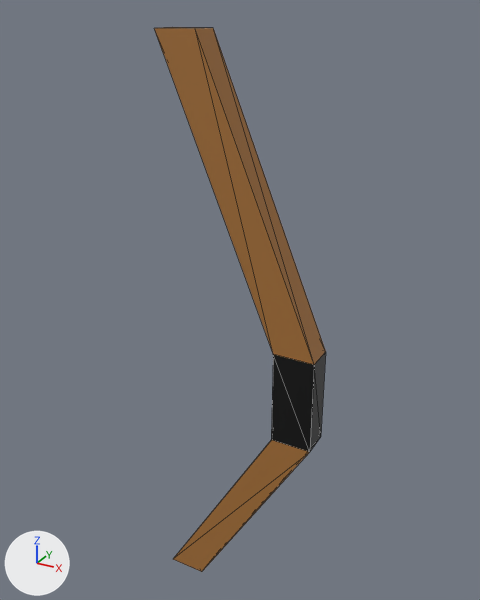
Renders of the glTF model Models/Items/bow.glb from each side of a commit.
Before and after are seen from a 50 mm camera at (1.831, -2.659, 1.791) aimed at (0.316, 0.096, 0.414). The lights are fixed; the arrows at lower left show +X, +Y and +Z. The older version comes first. Mesh edges are drawn as thin lines. Where no turn or scale is listed for an object, it has been applied to the vertices. Vertices at exactly the same position are counted once.

Objects in the first picture: 'a'.
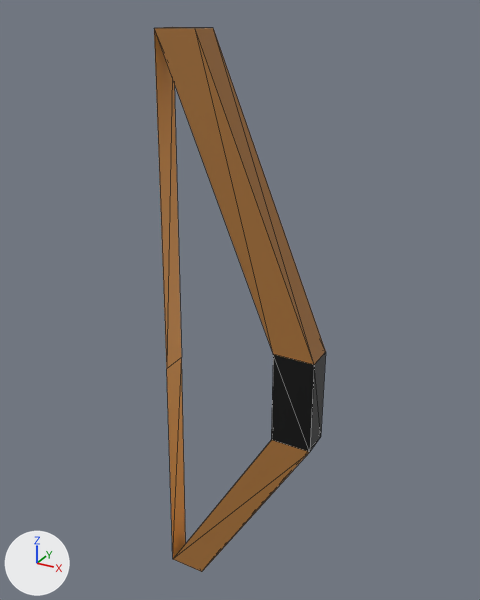
The change, as JSON lines over the scene's bpy script:
```json
{"op": "add", "block": "mat_material_002", "code": ["mat_material_002 = principled_material('Material.002')", "mat_material_002.base_color = (0.8, 0.321, 0.0394)  # orange #e79a38"]}
{"block": "me_cube", "where": "# used by ob_a; location = (0.0, 0.0, 0.0)"}
{"block": "me_cube", "where": "# verts and faces of me_cube; kept vertices keep their numbers, new ones are numbered from 16"}
{"block": "me_cube", "where": "# before: 10 (-0.02, 0.07, 1.71) at pixel (172, 27), 11 (-0.02, -0.07, 1.71) at pixel (154, 28), 14 (-0.07, 0.07, -1.38) at pixel (185, 543), 15 (-0.07, -0.07, -1.38) at pixel (172, 559)"}
{"op": "remove", "block": "me_cube", "code": "me_cube.from_pydata(...)  # 16 vertices, 28 faces; spans x -0.07..0.81, y -0.07..0.07, z -1.38..1.71"}
{"op": "add", "block": "me_cube", "code": "me_cube.from_pydata(...)  # 18 vertices, 32 faces; spans x -0.07..0.81, y -0.07..0.07, z -1.38..1.71"}
{"block": "me_cube", "change": "me_cube part 1"}
{"op": "add", "block": "me_cube", "code": "verts[16] = (-0.05, 0.07, 0.0)  # pixel (181, 357)"}
{"op": "add", "block": "me_cube", "code": "verts[17] = (-0.05, -0.07, 0.0)  # pixel (166, 368)"}
{"op": "add", "block": "me_cube", "code": "faces += [(10, 11, 17), (10, 17, 16), (14, 16, 15), (15, 16, 17)]  # mat_material_002 (orange #e79a38)"}
{"op": "add", "block": "me_cube", "code": "me_cube.materials.append(mat_material_002)  # orange #e79a38"}
```

What differs and where, as boxes (x1, y1, x2, y2) in the pictures (480 x 600 px):
```json
{"part": 1, "of": "me_cube", "change": "added", "after": [154, 29, 186, 558], "on screen": "orange"}
```
